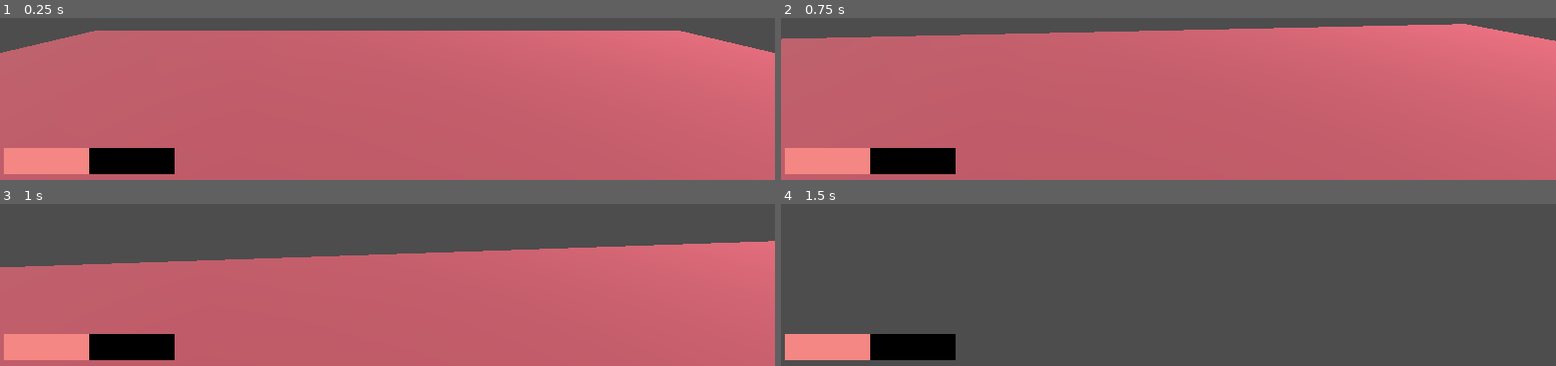
Above: before the commit, frames 1-4 (two rows, left to right).
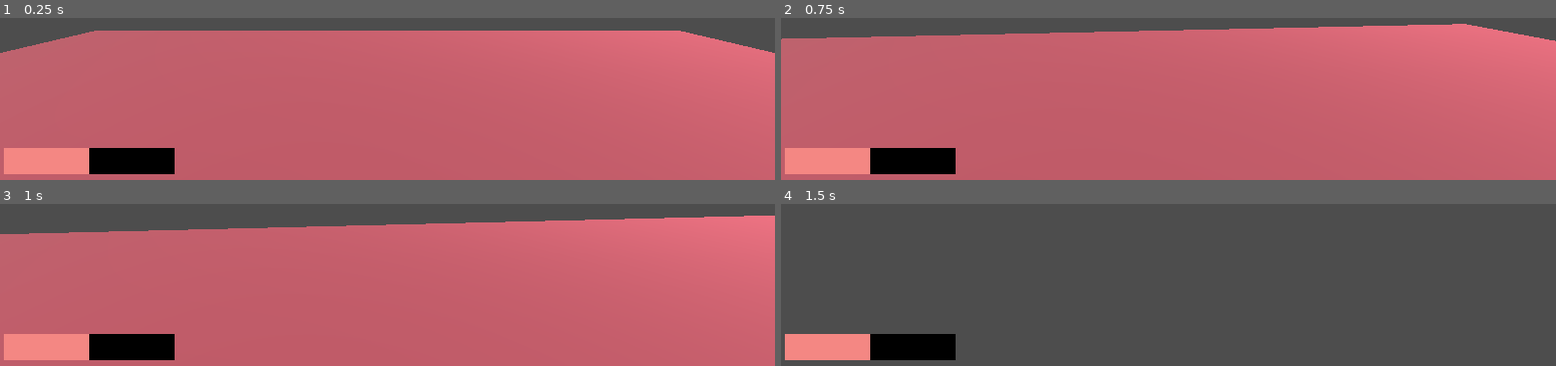
Above: after the commit, the same moments.

Repository: JmatiF/RobotsVsVirus
Game: Godot game, scene res://Scenes/Levels/World.tscn
Two runs of this game, one before a commit and one after it. Both use one fixed random seed, a clock stepped at 60 frames per second and the inputs below.
Inputs (mouse positions are in pixels of both pictures, inside the frame that each line leads up to):
- Up to frame 1 (0.25 s): no input
- Up to frame 2 (0.75 s): move the mouse to (outside the picture) at 0.52 s; hold W (moveForward) from 0.53 s (still down)
- Up to frame 3 (1 s): keep holding W (moveForward); tap Space (jump) at 0.77 s
- Up to frame 4 (1.5 s): keep holding W (moveForward); move the mouse to (outside the picture) at 1.27 s

Frames 1-2 are identical in both runs. In frame 3, 18% of the frame differs, in the area x 0-100%, y 7-39%; in frame 4, nothing differs.

Commit message:
animationTree

Diff:
--- a/Scenes/Characters/Player.tscn
+++ b/Scenes/Characters/Player.tscn
@@ -13,7 +13,7 @@
 script = ExtResource("1_ab17k")
 
 [node name="CollisionShape3D" type="CollisionShape3D" parent="."]
-transform = Transform3D(1, 0, 0, 0, 1, 0, 0, 0, 1, 0.0262871, -1.78206, 0)
+transform = Transform3D(1, 0, 0, 0, 0.538433, 0, 0, 0, 1.41553, 0.0262871, -0.532505, 0)
 shape = SubResource("BoxShape3D_eljy6")
 
 [node name="SkinController" type="Node3D" parent="."]
--- a/Scenes/Characters/Robot0003.tscn
+++ b/Scenes/Characters/Robot0003.tscn
@@ -1,9 +1,21 @@
-[gd_scene load_steps=2 format=3 uid="uid://c5jwivcadswto"]
+[gd_scene load_steps=4 format=3 uid="uid://c5jwivcadswto"]
 
 [ext_resource type="PackedScene" uid="uid://d3l3pg86vcpab" path="res://Models/Robots/Robot0003.glb" id="1_5s5t8"]
 
+[sub_resource type="AnimationNodeAnimation" id="AnimationNodeAnimation_su611"]
+animation = &"EsqueletoAction"
+
+[sub_resource type="AnimationNodeBlendTree" id="AnimationNodeBlendTree_d5nlm"]
+graph_offset = Vector2(-181, 93)
+nodes/Animation/node = SubResource("AnimationNodeAnimation_su611")
+nodes/Animation/position = Vector2(20, 140)
+node_connections = [&"output", 0, &"Animation"]
+
 [node name="Robot0003" instance=ExtResource("1_5s5t8")]
 
-[node name="Skeleton3D" parent="Esqueleto" index="0"]
-bones/6/rotation = Quaternion(0.707044, 0.00940607, -0.707044, -0.00940607)
-bones/7/rotation = Quaternion(-5.22568e-19, 9.21816e-22, 0.0129744, 0.999916)
+[node name="AnimationPlayer" parent="." index="1"]
+autoplay = "EsqueletoAction"
+
+[node name="AnimationTree" type="AnimationTree" parent="." index="2"]
+tree_root = SubResource("AnimationNodeBlendTree_d5nlm")
+anim_player = NodePath("../AnimationPlayer")
--- a/Scripts/Characters/Player.gd
+++ b/Scripts/Characters/Player.gd
@@ -20,7 +20,7 @@
 func _physics_process(delta):
 	# Add the gravity.
 	if not is_on_floor():
-		print("Not on floor")
+		#print("Not on floor")
 		velocity.y -= gravity * delta
 
 	# Handle jump.
